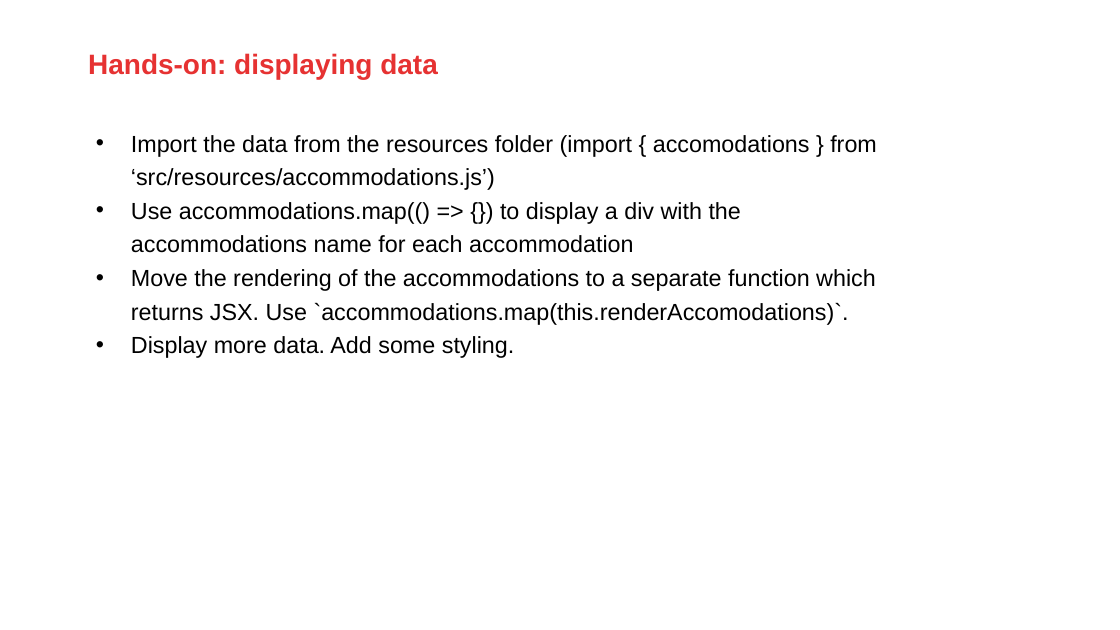
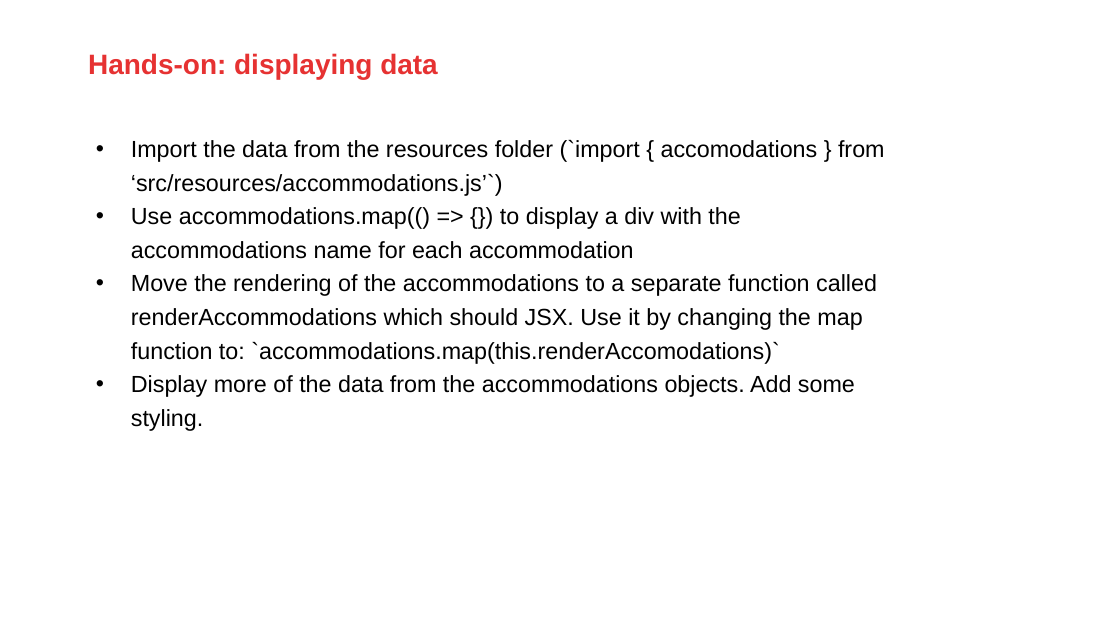
Before and after one commit to AMIS-Services/react-series, a slide deck: slide 12 of sig1/slides/SIG react 1.pptx. Drawn at 1120x630 pixels with LibreOffice and Linux fonts; fonts in the diff are those of the drawing; background and template pictures are left out. Boxes give left, top, right and bottom in pixels: in the first picture for what was removed or moved away, otherwise in the second. Text is boxed around its words. In the diff, an @@ line names an element or a change of style, - is before the commit and + after.

```diff
--- a/sig1/slides/SIG react 1.pptx
+++ b/sig1/slides/SIG react 1.pptx
@@ text at (131,139,885,196): text changed @@
-• Import the data from the resources folder (import { accomodations } from ‘src/resources/accommodations.js’)
+• Import the data from the resources folder (`import { accomodations } from ‘src/resources/accommodations.js’`)
@@ text at (131,274,877,431): text changed @@
-• Move the rendering of the accommodations to a separate function which returns JSX. Use `accommodations.map(this.renderAccomodations)`.
-• Display more data. Add some styling.
+• Move the rendering of the accommodations to a separate function called renderAccommodations which should JSX. Use it by changing the map function to: `accommodations.map(this.renderAccomodations)`
+• Display more of the data from the accommodations objects. Add some styling.
```
Also in this commit, not shown: 14 other slides changed, 12 other files.
